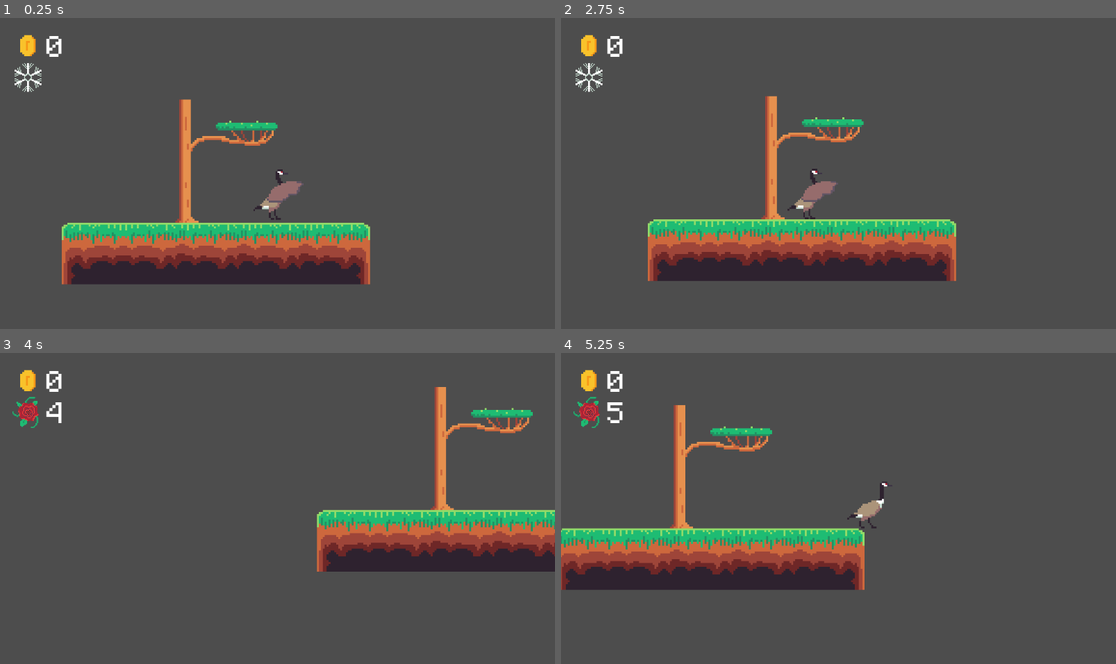
Above: before the commit, frames 1-4 (two rows, left to right).
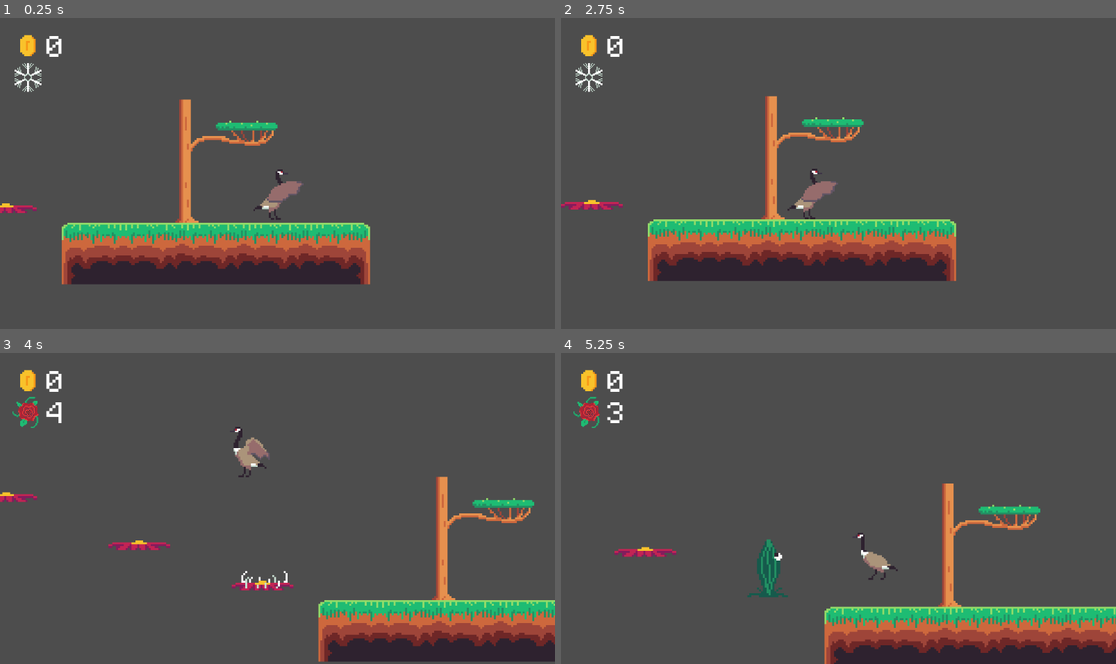
Above: after the commit, the same moments.

Repository: jbroberg42/Spring_Jam_2026
Game: Godot game, scene res://scenes/game.tscn
Same seed, same stepped clock (60 frames per second), same inputs: the game is played once before the commit and once after it.
Inputs:
- Up to frame 1 (0.25 s): no input
- Up to frame 2 (2.75 s): hold D (move_right) 0.53-2.03 s; tap E (switch) at 0.6, 1.35, 2.1 s; tap Space (jump) at 0.77, 1.52 s; hold A (move_left) from 2.03 s (still down)
- Up to frame 3 (4 s): keep holding A (move_left); tap E (switch) at 2.85, 3.6 s; tap Space (jump) at 3.02, 3.77 s
- Up to frame 4 (5.25 s): release A (move_left) at 4.28 s; hold D (move_right) from 4.28 s (still down); tap E (switch) at 4.35, 5.1 s; tap Space (jump) at 4.52 s

The runs differ from the first frame. In frame 1, 0.1% of the frame differs, in the area x 0-7%, y 59-63%; in frame 2, 0.2%; in frame 3, 20%; in frame 4, 24%, in the area x 0-100%, y 15-100%.

Commit message:
implemented evil flower platform

Diff:
--- a/scenes/flower.tscn
+++ b/scenes/flower.tscn
@@ -72,6 +72,10 @@
 atlas = ExtResource("2_rqhtc")
 region = Rect2(512, 0, 32, 32)
 
+[sub_resource type="AtlasTexture" id="AtlasTexture_agc10"]
+atlas = ExtResource("2_rqhtc")
+region = Rect2(0, 0, 32, 32)
+
 [sub_resource type="SpriteFrames" id="SpriteFrames_sgss6"]
 animations = [{
 "frames": [{
@@ -129,6 +133,14 @@
 "loop": false,
 "name": &"attack",
 "speed": 10.0
+}, {
+"frames": [{
+"duration": 1.0,
+"texture": SubResource("AtlasTexture_agc10")
+}],
+"loop": false,
+"name": &"idle",
+"speed": 5.0
 }]
 
 [sub_resource type="CapsuleShape2D" id="CapsuleShape2D_ra85c"]
@@ -136,14 +148,19 @@
 height = 24.0
 
 [sub_resource type="RectangleShape2D" id="RectangleShape2D_6or65"]
-size = Vector2(30, 4)
+size = Vector2(32, 4)
+
+[sub_resource type="RectangleShape2D" id="RectangleShape2D_agc10"]
+size = Vector2(32, 4)
 
 [node name="Flower" type="Node2D" unique_id=516543460]
 script = ExtResource("1_agc10")
 
 [node name="AnimatedSprite2D" type="AnimatedSprite2D" parent="." unique_id=929651759]
+z_index = 6
 sprite_frames = SubResource("SpriteFrames_sgss6")
-animation = &"attack"
+animation = &"idle"
+autoplay = "idle"
 
 [node name="killzone" parent="." unique_id=300587 instance=ExtResource("3_ym8cu")]
 
@@ -155,7 +172,27 @@
 collision_mask = 2
 
 [node name="CollisionShape2D2" type="CollisionShape2D" parent="Area2D" unique_id=26480638]
-position = Vector2(0, 14)
+position = Vector2(0, 13)
 shape = SubResource("RectangleShape2D_6or65")
 
+[node name="Timer" type="Timer" parent="Area2D" unique_id=1246150067]
+one_shot = true
+
+[node name="Timer2" type="Timer" parent="Area2D" unique_id=1989709917]
+wait_time = 0.1
+one_shot = true
+
+[node name="Timer3" type="Timer" parent="Area2D" unique_id=1678746635]
+one_shot = true
+
+[node name="StaticBody2D" type="StaticBody2D" parent="." unique_id=448454796]
+
+[node name="CollisionShape2D" type="CollisionShape2D" parent="StaticBody2D" unique_id=1173657379]
+position = Vector2(0, 14)
+shape = SubResource("RectangleShape2D_agc10")
+one_way_collision = true
+
 [connection signal="body_entered" from="Area2D" to="." method="_on_area_2d_body_entered"]
+[connection signal="timeout" from="Area2D/Timer" to="." method="_on_timer_timeout"]
+[connection signal="timeout" from="Area2D/Timer2" to="." method="_on_timer_2_timeout"]
+[connection signal="timeout" from="Area2D/Timer3" to="." method="_on_timer_3_timeout"]
--- a/scenes/game.tscn
+++ b/scenes/game.tscn
@@ -4,7 +4,8 @@
 [ext_resource type="PackedScene" uid="uid://cgphpsr53so7u" path="res://scenes/game_manager.tscn" id="1_vtaks"]
 [ext_resource type="Texture2D" uid="uid://bi5q7fbi771my" path="res://assets/sprites/BackgroundTiles.png" id="3_vtaks"]
 [ext_resource type="PackedScene" uid="uid://cdsksi2n4eyfj" path="res://scenes/killzone.tscn" id="5_iywne"]
-[ext_resource type="PackedScene" uid="uid://brsw35h7doxjk" path="res://scenes/score.tscn" id="10_vtaks"]
+[ext_resource type="PackedScene" uid="uid://colt1wcbh05xx" path="res://scenes/flower.tscn" id="7_u5sy4"]
+[ext_resource type="PackedScene" path="res://scenes/score.tscn" id="10_vtaks"]
 [ext_resource type="PackedScene" uid="uid://dqmtby6fooixc" path="res://scenes/season_controller.tscn" id="11_kvpfn"]
 
 [sub_resource type="TileSetAtlasSource" id="TileSetAtlasSource_p57ef"]
@@ -227,5 +228,14 @@
 [node name="Season_controller" parent="HUD/Control/VBoxContainer" unique_id=2054882766 instance=ExtResource("11_kvpfn")]
 layout_mode = 2
 
+[node name="Flower" parent="." unique_id=516543460 instance=ExtResource("7_u5sy4")]
+position = Vector2(-117, 3)
+
+[node name="Flower2" parent="." unique_id=1341667305 instance=ExtResource("7_u5sy4")]
+position = Vector2(-250, -43)
+
+[node name="Flower3" parent="." unique_id=706793242 instance=ExtResource("7_u5sy4")]
+position = Vector2(-181, -18)
+
 [connection signal="spring" from="GameManager" to="HUD/Control/VBoxContainer/Season_controller" method="_on_game_manager_spring"]
 [connection signal="winter" from="GameManager" to="HUD/Control/VBoxContainer/Season_controller" method="_on_game_manager_winter"]
--- a/scripts/flower.gd
+++ b/scripts/flower.gd
@@ -1,7 +1,36 @@
 extends Node2D
 @onready var anim = $AnimatedSprite2D
+@onready var timer = $Area2D/Timer
+@onready var timer_2 = $Area2D/Timer2
+@onready var timer_3 = $Area2D/Timer3
+@onready var collision_shape_2d = $StaticBody2D/CollisionShape2D
+
+var readyattack = true
+
+func _ready():
+	$killzone/CollisionShape2D.disabled = true
+
+
+func _on_area_2d_body_entered(body):
+	if readyattack == true:
+		readyattack = false
+		anim.play("attack")
+		timer.start()
+
+
+func _on_timer_timeout():
+	$killzone/CollisionShape2D.disabled = false
+	collision_shape_2d.disabled = true
+	timer_2.start()
+
+
+func _on_timer_2_timeout():
+	$killzone/CollisionShape2D.disabled = true
+	timer_3.start()
 
 
 
-func _on_area_2d_body_entered(body):
-	anim.play("attack")
+func _on_timer_3_timeout():
+	collision_shape_2d.disabled = false
+	anim.play("idle")
+	readyattack = true
